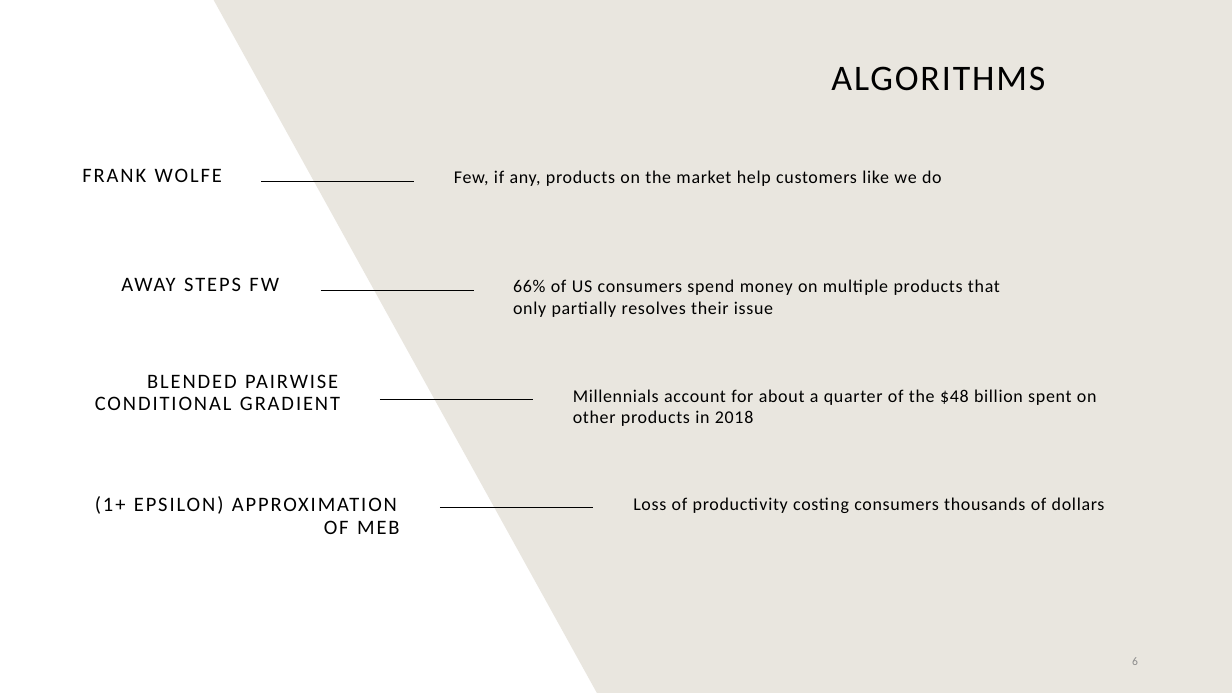
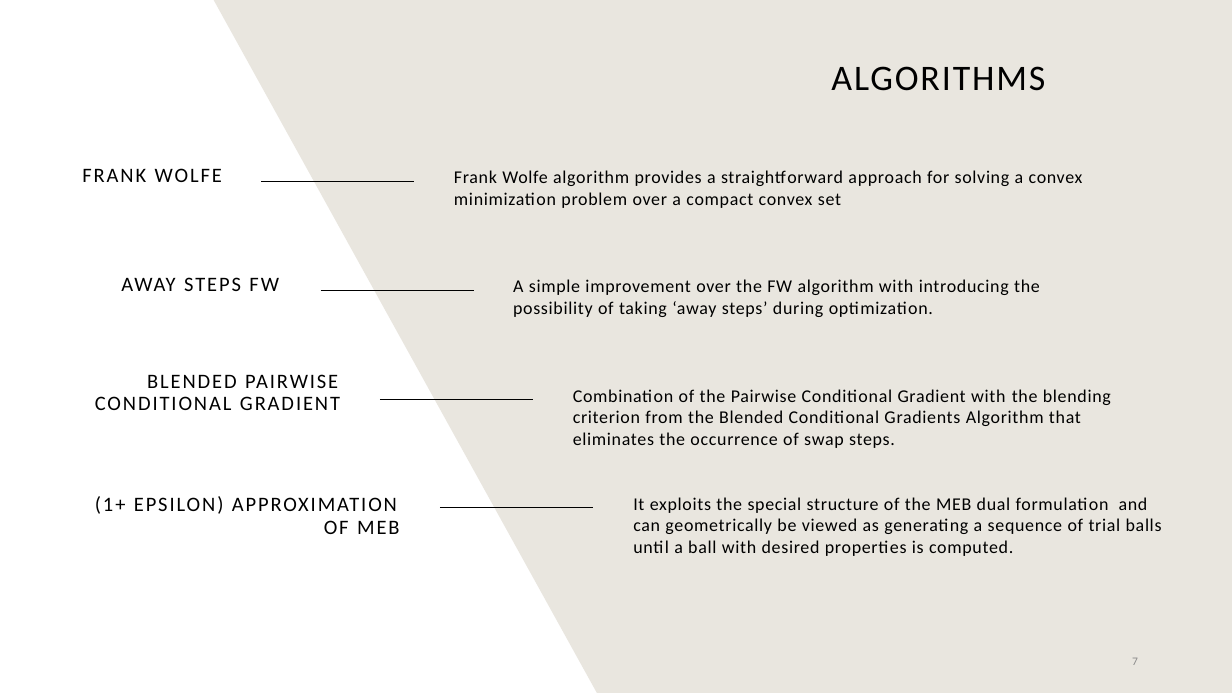
Before and after one commit to suleymanerim1/MEB_FrankWolfe_Optimization, a slide deck: slide 7 of Minimum Enclosing Ball for FW.pptx (slide 6 before the commit). Drawn at 1232x693 pixels with LibreOffice and Linux fonts; fonts in the diff are those of the drawing. Boxes give left, top, right and bottom in pixels: in the first picture for what was removed or moved away, otherwise in the second. Text is boxed around its words. In the diff, an @@ line names an element or a change of style, - is before the commit and + after.

```diff
--- a/Minimum Enclosing Ball for FW.pptx
+++ b/Minimum Enclosing Ball for FW.pptx
@@ text at box(454, 170, 1083, 208): text changed @@
-Few, if any, products on the market help customers like we do
+Frank Wolfe algorithm provides a straightforward approach for solving a convex minimization problem over a compact convex set
@@ text at box(513, 279, 1040, 317): text changed @@
-66% of US consumers spend money on multiple products that only partially resolves their issue
+A simple improvement over the FW algorithm with introducing the possibility of taking ‘away steps’ during optimization.
@@ text at box(573, 389, 1111, 448): text changed @@
-Millennials account for about a quarter of the $48 billion spent on other products in 2018
+Combination of the Pairwise Conditional Gradient with the blending criterion from the Blended Conditional Gradients Algorithm that eliminates the occurrence of swap steps.
@@ text at box(633, 497, 1162, 556): text changed @@
-Loss of productivity costing consumers thousands of dollars
+It exploits the special structure of the MEB dual formulation and can geometrically be viewed as generating a sequence of trial balls until a ball with desired properties is computed.
@@ page number at box(1132, 658, 1138, 665): text changed @@
-6
+7
```
Also in this commit, not shown: 3 other slides changed, 2 slides added, 2 slides removed.
